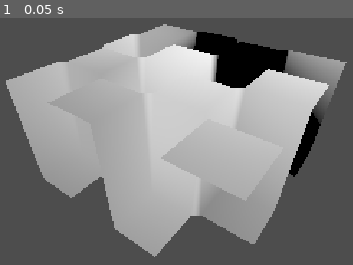
Above: before the commit, frame 1.
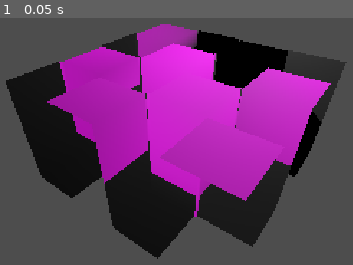
Above: after the commit, the same moment.

Repository: erlewa/terrain-generation
Game: Godot game, scene res://scenes/terrain.tscn
Two runs of this game, one before a commit and one after it. Both use one fixed random seed, a clock stepped at 60 frames per second and the inputs below.
Inputs:
- Up to frame 1 (0.05 s): no input

The runs differ from the first frame. In frame 1, 53% of the frame differs, in the area x 1-99%, y 2-98%.

Commit message:
fix: fbm is working

Diff:
--- a/terrain-geneneration/scenes/terrain.tscn
+++ b/terrain-geneneration/scenes/terrain.tscn
@@ -3,22 +3,34 @@
 [ext_resource type="Shader" uid="uid://cpuinyam504q3" path="res://shaders/fbm_terrain.gdshader" id="1_b0j75"]
 [ext_resource type="Shader" uid="uid://dg6ajku0awfhs" path="res://shaders/fbm.gdshader" id="2_oqplg"]
 
-[sub_resource type="ViewportTexture" id="ViewportTexture_vjhlg"]
+[sub_resource type="ViewportTexture" id="ViewportTexture_oqplg"]
 viewport_path = NodePath("SubViewport")
 
 [sub_resource type="ShaderMaterial" id="ShaderMaterial_unmtw"]
 resource_local_to_scene = true
 render_priority = 0
 shader = ExtResource("1_b0j75")
-shader_parameter/fbm = SubResource("ViewportTexture_vjhlg")
+shader_parameter/fbm = SubResource("ViewportTexture_oqplg")
 
 [sub_resource type="PlaneMesh" id="PlaneMesh_cbw3o"]
 material = SubResource("ShaderMaterial_unmtw")
-subdivide_width = 32
-subdivide_depth = 32
+subdivide_width = 64
+subdivide_depth = 64
 
 [sub_resource type="ShaderMaterial" id="ShaderMaterial_vjhlg"]
 shader = ExtResource("2_oqplg")
+
+[sub_resource type="ViewportTexture" id="ViewportTexture_gwb8k"]
+viewport_path = NodePath("SubViewport")
+
+[sub_resource type="StandardMaterial3D" id="StandardMaterial3D_0kqs4"]
+resource_local_to_scene = true
+albedo_texture = SubResource("ViewportTexture_gwb8k")
+
+[sub_resource type="PlaneMesh" id="PlaneMesh_0kqs4"]
+material = SubResource("StandardMaterial3D_0kqs4")
+subdivide_width = 16
+subdivide_depth = 16
 
 [node name="Terrain3D" type="Node3D" unique_id=1499626937]
 
@@ -26,6 +38,7 @@
 mesh = SubResource("PlaneMesh_cbw3o")
 
 [node name="SubViewport" type="SubViewport" parent="." unique_id=1410502932]
+disable_3d = true
 
 [node name="ColorRect" type="ColorRect" parent="SubViewport" unique_id=2142066441]
 material = SubResource("ShaderMaterial_vjhlg")
@@ -43,3 +56,11 @@
 
 [node name="Camera3D" type="Camera3D" parent="." unique_id=343302757]
 transform = Transform3D(-0.7941989, 0.3829087, -0.47183585, 0, 0.7764827, 0.6301386, 0.6076579, 0.5004553, -0.6166817, -1.2475898, 1.9935588, -1.9250735)
+
+[node name="MeshInstance3D" type="MeshInstance3D" parent="." unique_id=1524844043]
+transform = Transform3D(1, 0, 0, 0, 1, 0, 0, 0, 1, -4.1046257, 0, 0)
+mesh = SubResource("PlaneMesh_0kqs4")
+
+[node name="DirectionalLight3D" type="DirectionalLight3D" parent="." unique_id=1247823458]
+transform = Transform3D(1, 0, 0, 0, -0.0001166304, 1, 0, -1, -0.0001166304, 0, 0.8309276, 0)
+visible = false
--- a/terrain-geneneration/shaders/fbm.gdshader
+++ b/terrain-geneneration/shaders/fbm.gdshader
@@ -23,8 +23,8 @@
 float fbm(vec2 uv) {
 	float fbm = 0.0;
 
-	int oct = 4;
-	float amp = 1.2;
+	int oct = 5;
+	float amp = 2.0;
 	float freq = 1.0;
 
 	for (int i = 0; i < oct; i++) {
--- a/terrain-geneneration/shaders/fbm_terrain.gdshader
+++ b/terrain-geneneration/shaders/fbm_terrain.gdshader
@@ -42,6 +42,7 @@
 
 void fragment() {
 	// Called for every pixel the material is visible on.
+	ALBEDO = texture(fbm, UV).rgb;
 }
 
 //void light() {
